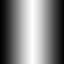
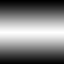
Layered file, before and after one edit (64px x 64px). Changes by layer:
painted on "Layer 2" over bbox(0, 0, 64, 64)
painted on "Layer 1" over bbox(0, 0, 64, 64)
